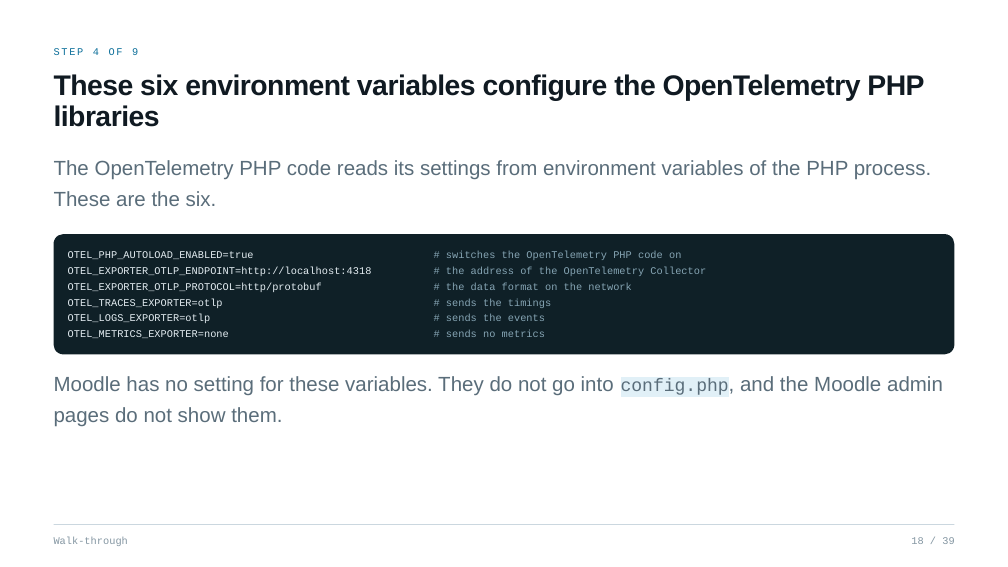
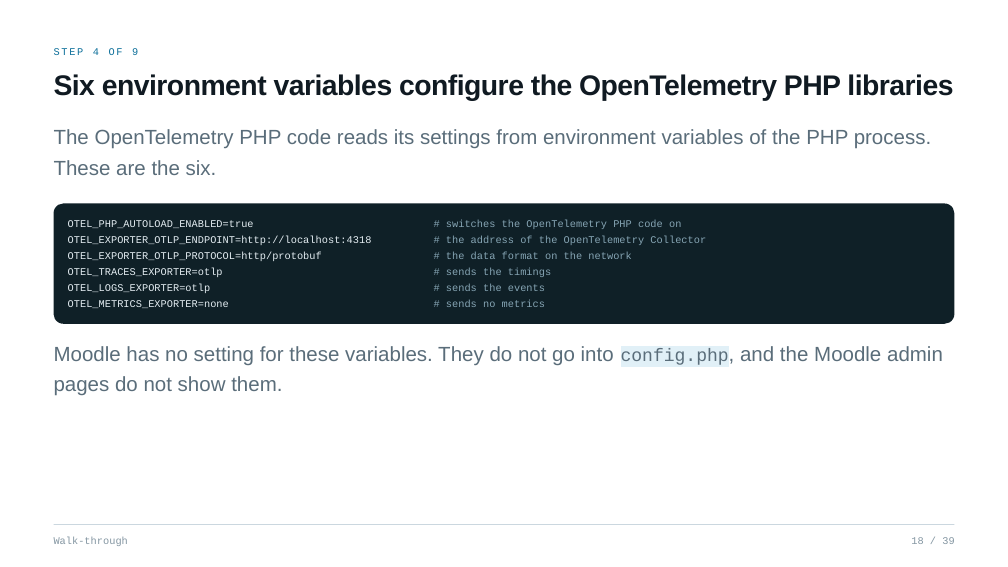
Before and after one commit to netsapiensis/MoodleMootNordic2026, a slide deck: slide 18 of Moodle-Otel-Opensearch/presentation/moodle-otel-deck.pptx. Drawn at 1008x567 pixels with LibreOffice and Linux fonts; fonts in the diff are those of the drawing. Boxes give left, top, right and bottom in pixels: in the first picture for what was removed or moved away, otherwise in the second. Text is boxed around its words. In the diff, an @@ line names an element or a change of style, - is before the commit and + after.

```diff
--- a/Moodle-Otel-Opensearch/presentation/moodle-otel-deck.pptx
+++ b/Moodle-Otel-Opensearch/presentation/moodle-otel-deck.pptx
@@ text at bbox=[54, 74, 953, 101]: text changed @@
-These six environment variables configure the OpenTelemetry PHP libraries
+Six environment variables configure the OpenTelemetry PHP libraries
@@ 3 texts, 1 rounded rectangle: place and size @@
-3 texts, 1 rounded rectangle at bbox=[54, 160, 955, 427]
+3 texts, 1 rounded rectangle at bbox=[54, 129, 955, 396]
```
Also in this commit, not shown: 14 other slides changed, 2 other files.
